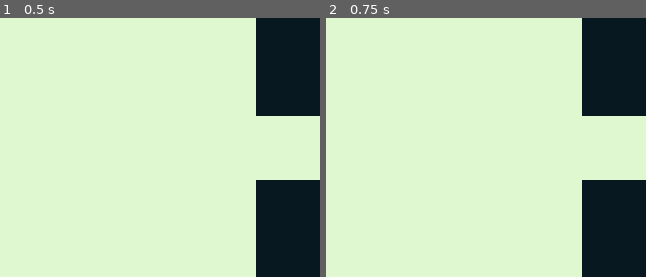
Above: before the commit, frames 1-2 (left to right).
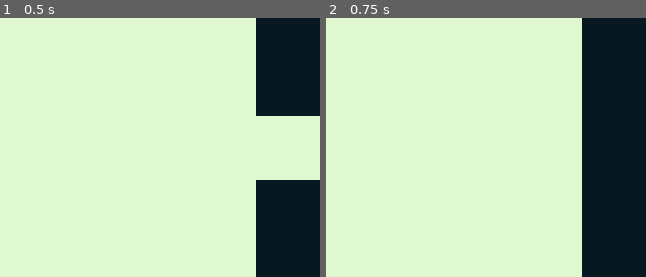
Above: after the commit, the same moments.

Repository: jcarvajal288/boi-prototype
Game: Godot game, scene res://main.tscn
Same seed, same stepped clock (60 frames per second), same inputs: the game is played once before the commit and once after it.
Inputs:
- Up to frame 1 (0.5 s): no input
- Up to frame 2 (0.75 s): tap Enter at 0.5 s; hold Right (ui_right) from 0.53 s (still down)
The pictures show only the part of the screen within x 50-100%, y 13-63%; the shares and areas given below are measured in that part.

Frame 1 is identical in both runs. In frame 2, 4.9% of the frame differs, in the area x 80-100%, y 37-63%.

Commit message:
Move between rooms with arrow keys

Diff:
--- a/Level/level.gd
+++ b/Level/level.gd
@@ -56,6 +56,21 @@
 
 func show_current_room():
 	if current_room != null:
-		current_room.queue_free()
+		self.remove_child(current_room)
 	current_room = rooms[current_room_coords]
 	add_child(current_room)
+
+
+func change_room(direction: Vector2i) -> void:
+	var new_coords = current_room_coords
+	if direction == Vector2i.UP:
+		new_coords += Vector2i.UP
+	elif direction == Vector2i.DOWN:
+		new_coords += Vector2i.DOWN
+	elif direction == Vector2i.LEFT:
+		new_coords += Vector2i.LEFT
+	elif direction == Vector2i.RIGHT:
+		new_coords += Vector2i.RIGHT
+	if rooms.keys().has(new_coords):
+		current_room_coords = new_coords
+		show_current_room()
--- /dev/null
+++ b/main.gd
@@ -0,0 +1,12 @@
+extends Node2D
+
+
+func _process(_delta: float) -> void:
+	if Input.is_action_just_pressed("ui_up"):
+		$Level.change_room(Vector2i.UP)
+	elif Input.is_action_just_pressed("ui_down"):
+		$Level.change_room(Vector2i.DOWN)
+	elif Input.is_action_just_pressed("ui_left"):
+		$Level.change_room(Vector2i.LEFT)
+	elif Input.is_action_just_pressed("ui_right"):
+		$Level.change_room(Vector2i.RIGHT)
--- a/main.tscn
+++ b/main.tscn
@@ -1,8 +1,10 @@
 [gd_scene format=3 uid="uid://cup1y8movst45"]
 
+[ext_resource type="Script" uid="uid://svujxx5dhwia" path="res://main.gd" id="1_0xm2m"]
 [ext_resource type="PackedScene" uid="uid://wtdw5sh2nyci" path="res://Level/Level.tscn" id="1_ig7tw"]
 
-[node name="Node2D" type="Node2D" unique_id=258344990]
+[node name="Main" type="Node2D" unique_id=258344990]
+script = ExtResource("1_0xm2m")
 
 [node name="Level" parent="." unique_id=1600387226 instance=ExtResource("1_ig7tw")]
 
Not shown, added: main.gd.uid
